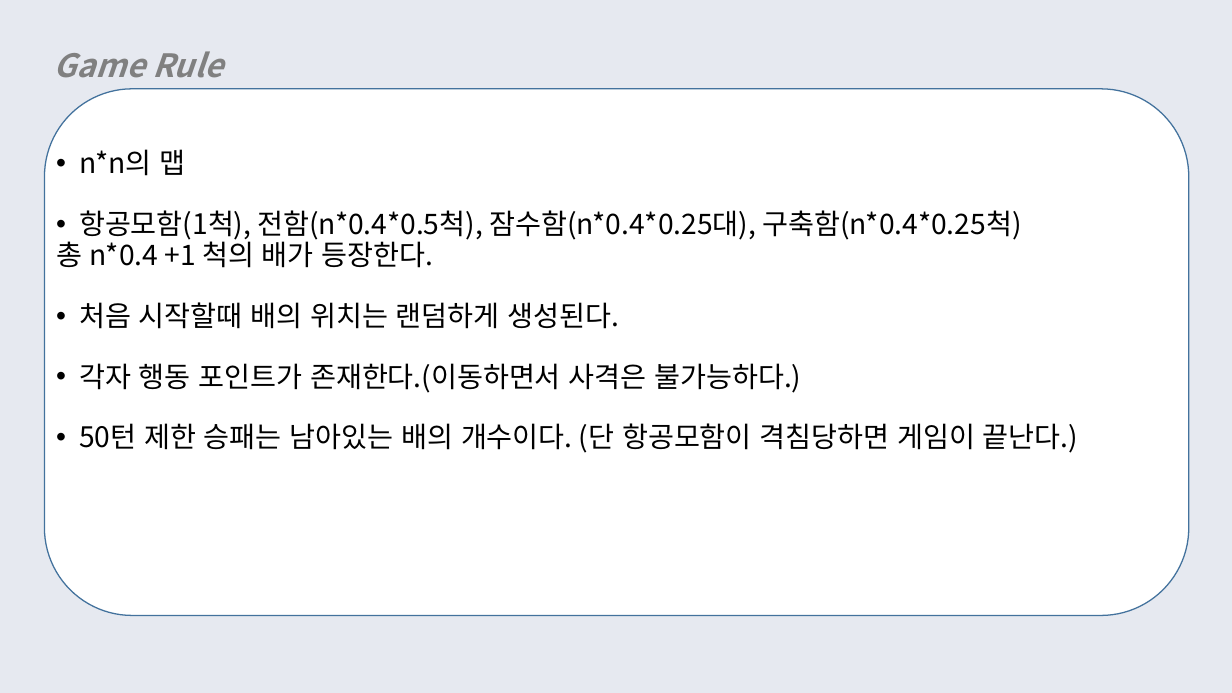
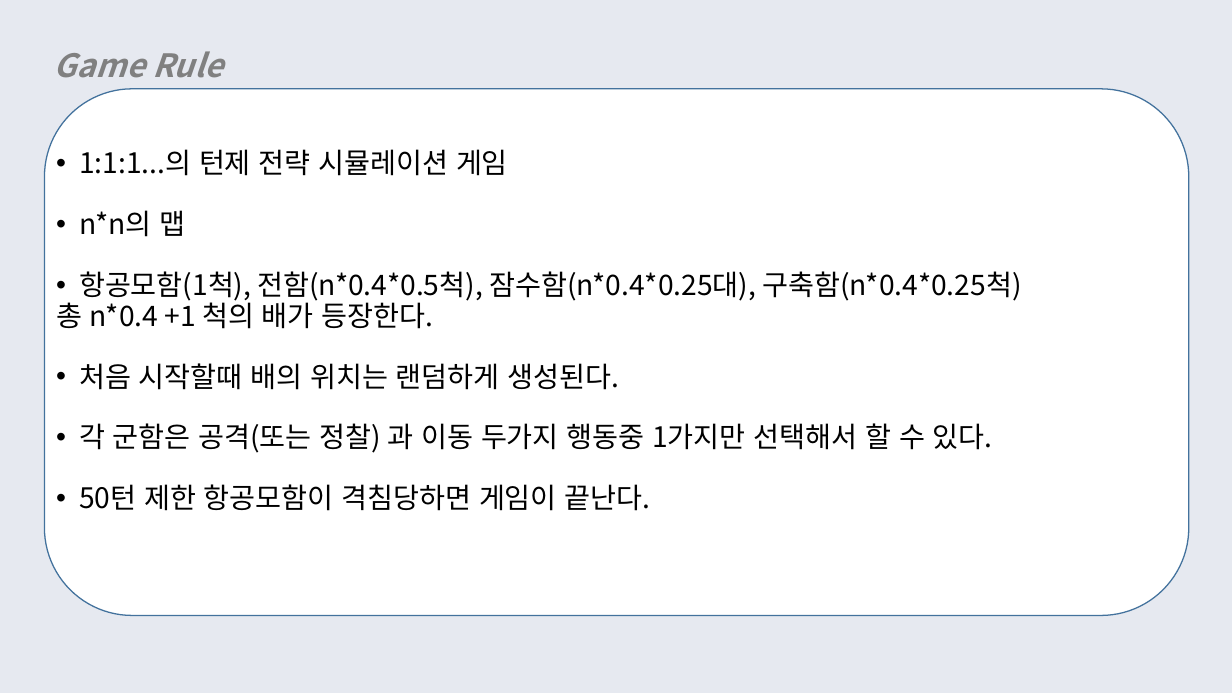
Before and after one commit to yeomyeom/OOP, a slide deck: slide 7 of ppt/객체지향프로그래밍.pptx (slide 5 before the commit). Drawn at 1232x693 pixels with LibreOffice and Linux fonts; fonts in the diff are those of the drawing. Boxes give left, top, right and bottom in pixels: in the first picture for what was removed or moved away, otherwise in the second. Text is boxed around its words. In the diff, an @@ line names an element or a change of style, - is before the commit and + after.

```diff
--- a/ppt/객체지향프로그래밍.pptx
+++ b/ppt/객체지향프로그래밍.pptx
@@ text at [79,149,508,176]: paragraph added @@
+• 1:1:1...의 턴제 전략 시뮬레이션 게임
@@ text at [79,423,993,511]: text changed @@
-• 각자 행동 포인트가 존재한다.(이동하면서 사격은 불가능하다.)
-• 50턴 제한 승패는 남아있는 배의 개수이다. (단 항공모함이 격침당하면 게임이 끝난다.)
+• 각 군함은 공격(또는 정찰) 과 이동 두가지 행동중 1가지만 선택해서 할 수 있다.
+• 50턴 제한 항공모함이 격침당하면 게임이 끝난다.
```
Also in this commit, not shown: 13 other slides changed, 18 slides added, 7 slides removed.
